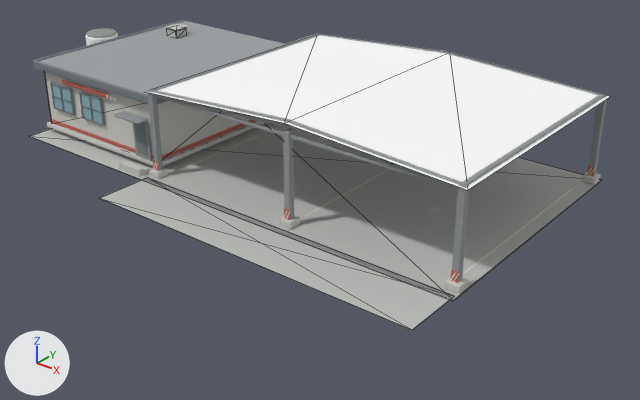
One commit to the OBJ model assets/building/generated/earthworks_facility.obj: the scene before it, then after it.
The view is the same before and after, from a camera (50 mm lens) standing at (40.9, -48.4, 26.9) and looking at (4.6, -3.0, -1.3). The axes (+X, +Y, +Z) are drawn at lower left. The lights are the same throughout. The first picture is the older version. Mesh edges are drawn as thin lines on the coarser meshes. Where no turn or scale is listed for an object, it has been applied to the vertices.

Before the edit, the objects in view are built like this:
```python
me_mesh_canopy_structural_steel = bpy.data.meshes.new('mesh_canopy_structural_steel')
me_mesh_canopy_structural_steel.from_pydata(...)  # 552 vertices, 1012 faces; spans x -22.3..19.8, y -10.1..9.9, z 0.3..7.4
me_mesh_canopy_structural_steel.materials.append(mat_canopy_structural_steel)  # grey #979b9e
me_mesh_corrugated_galvanized_roof = bpy.data.meshes.new('mesh_corrugated_galvanized_roof')
me_mesh_corrugated_galvanized_roof.from_pydata([(-6.1, -9.5, 6.5), (7.0, -9.5, 7.3), (7.0, 10.1, 7.2), (-6.1, 10.1, 6.5), (20.0, -9.5, 6.5), (20.0, 10.1, 6.5)], [], [(1, 3, 0), (4, 2, 1), (1, 2, 3), (4, 5, 2)])
me_mesh_corrugated_galvanized_roof.materials.append(mat_corrugated_galvanized_roof)  # white #ffffff
me_mesh_parking_surface_concrete = bpy.data.meshes.new('mesh_parking_surface_concrete')
me_mesh_parking_surface_concrete.from_pydata(...)  # 16 vertices, 24 faces; spans x -19.8..20.2, y -14.4..10.5, z 0.0
me_mesh_parking_surface_concrete.materials.append(mat_parking_surface_concrete)  # light grey #bfc0bd
# before: 8 (-6.0, -14.4, 0.0) at pixel (99, 198), 9 (-6.0, -14.4, 0.0) at pixel (99, 197), 12 (20.0, -14.4, 0.0) at pixel (412, 330), 13 (20.0, -14.4, 0.0) at pixel (412, 329)
ob_mesh_canopy_structural_steel = bpy.data.objects.new('mesh_canopy_structural_steel', me_mesh_canopy_structural_steel)
ob_mesh_canopy_structural_steel.location = (0.0, 0.0, 0.0)
ob_mesh_corrugated_galvanized_roof = bpy.data.objects.new('mesh_corrugated_galvanized_roof', me_mesh_corrugated_galvanized_roof)
ob_mesh_corrugated_galvanized_roof.location = (0.0, 0.0, 0.0)
ob_mesh_parking_surface_concrete = bpy.data.objects.new('mesh_parking_surface_concrete', me_mesh_parking_surface_concrete)
ob_mesh_parking_surface_concrete.location = (0.0, 0.0, 0.0)
# also in view: 'mesh_window_frames' at (-12.8, -0.9, 3.6); 'mesh_foundation_concrete' at (-1.5, 0.0, 3.3); 'mesh_office_window_glass' at (-15.2, -8.7, 3.4); 'mesh_office_roof_graphite' at (-12.8, -0.8, 5.7); 'mesh_dispatch_concrete' at (-12.8, -0.8, 3.5)
```
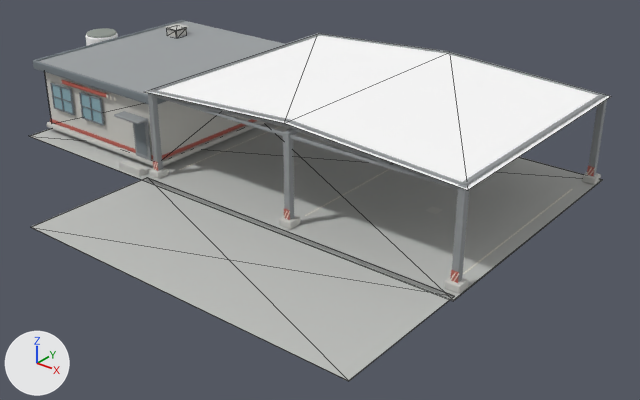
Commit message: Move Earthworks access beside garage bays

Changed parts and their boxes (x1, y1, x2, y2) in the pictures (640 x 400 px; the box of a moved part takes in the faces that stretch with it):
'mesh_parking_surface_concrete', reshaped (25% taller): before (30, 123, 603, 330); after (30, 123, 603, 381)
part 1 of me_mesh_parking_surface_concrete, moved or reshaped: before (100, 179, 455, 330); after (31, 179, 455, 381)

The change, as a diff of the scene's bpy script:
```diff
--- a/assets/building/generated/earthworks_facility.obj.py
+++ b/assets/building/generated/earthworks_facility.obj.py
@@ me_mesh_parking_surface_concrete @@
 # used by ob_mesh_parking_surface_concrete; location = (0.0, 0.0, 0.0)
-me_mesh_parking_surface_concrete.from_pydata(...)  # 16 vertices, 24 faces; spans x -19.8..20.2, y -14.4..10.5, z 0.0
+me_mesh_parking_surface_concrete.from_pydata(...)  # 16 vertices, 24 faces; spans x -19.8..20.2, y -20.0..10.5, z 0.0
+# me_mesh_parking_surface_concrete part 1
+for i in [8, 9, 12, 13]: me_mesh_parking_surface_concrete.vertices[i].co += Vector((0.0, -5.6, 0.0))
 me_mesh_parking_surface_concrete.materials.append(mat_parking_surface_concrete)
```
